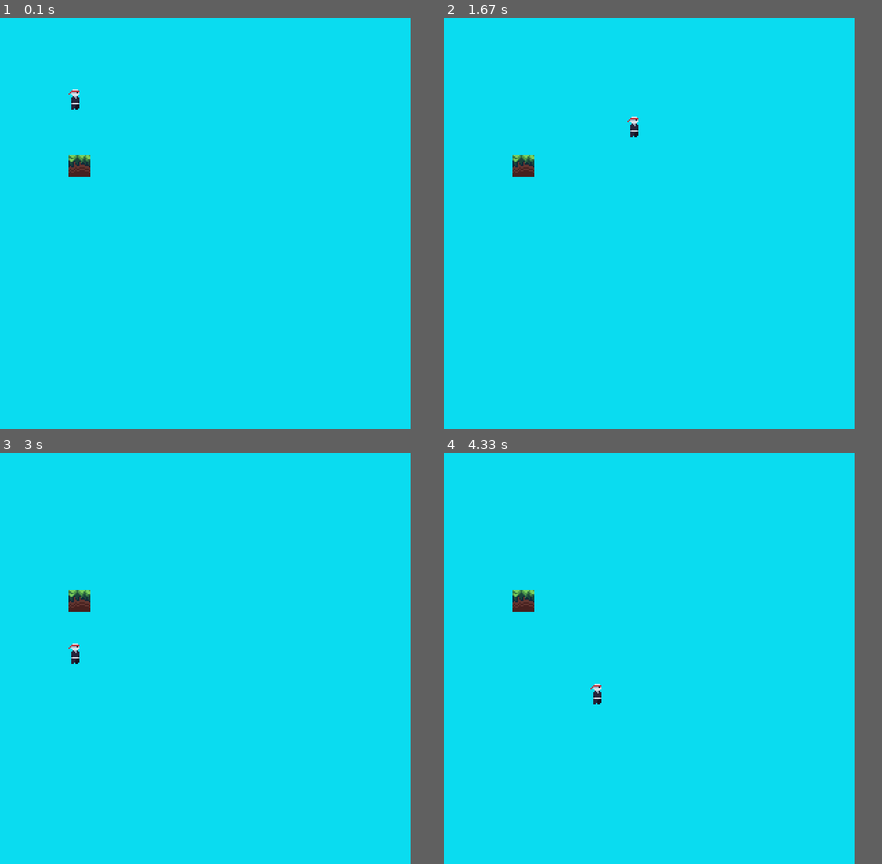
Above: before the commit, frames 1-4 (two rows, left to right).
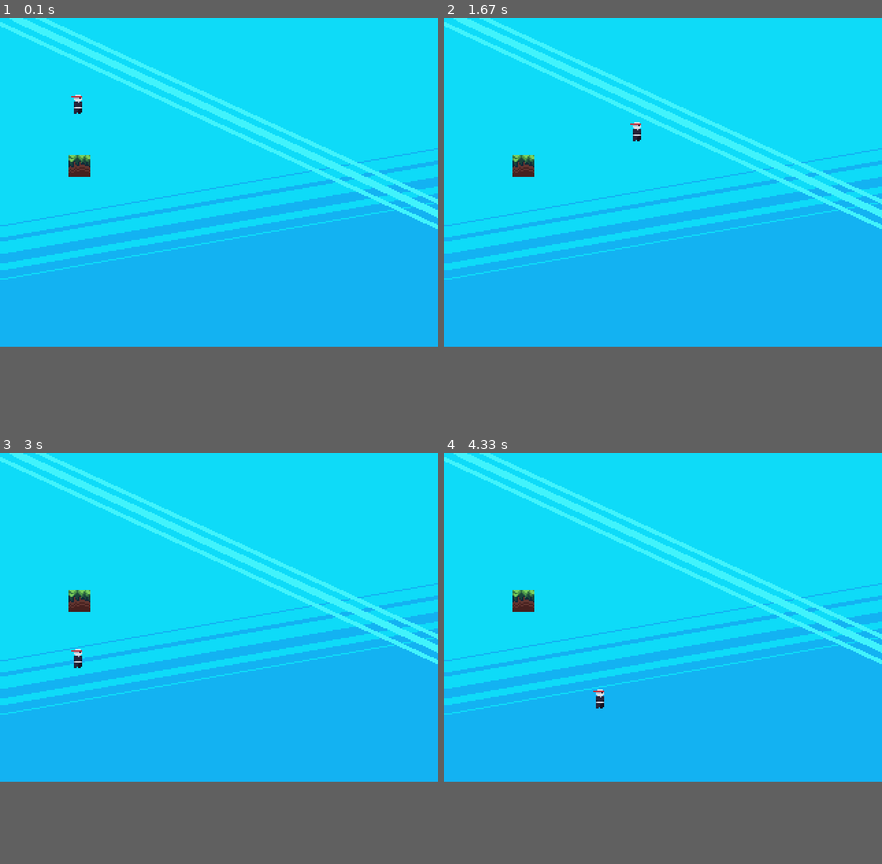
Above: after the commit, the same moments.

Repository: Juliuz316/Python-test
Game: pygame game, started from Python/Platformer/game.py
The game is run twice, just before and just after one commit, with the same random seed, the same clock (stepped at 60 frames per second) and the same inputs.
Inputs:
- Up to frame 1 (0.1 s): no input
- Up to frame 2 (1.67 s): hold Right 0.33-0.8 s; hold Up 0.83-1.13 s; hold Right 1.17-1.63 s
- Up to frame 3 (3 s): hold Left 1.67-2.2 s; hold Down 2.23-2.53 s; hold Left 2.57-2.97 s
- Up to frame 4 (4.33 s): hold Up 3-3.37 s; hold Right 3.4-4.03 s; hold Down from 4.07 s (still down)
The window is 600x600 before the commit and 640x480 after it. Grey fills any space a smaller window leaves; there, only what the larger window draws over its background counts as a difference.

The runs differ from the first frame. In frame 1, 35% of the frame differs, in the area x 0-100%, y 0-80%; in frame 2, 35%; in frame 3, 35%; in frame 4, 35%.

Commit message:
Created a working Alien Invasion game with PyGame

Diff:
--- a/Python/Platformer/game.py
+++ b/Python/Platformer/game.py
@@ -1,6 +1,7 @@
 import sys
 import pygame
 
+from utils.utilities import import_image, import_images
 from Python.Platformer.utils.tiles import Tile
 from utils.entities import PhysicsEntity
 
@@ -10,11 +11,13 @@
         pygame.init()
 
         pygame.display.set_caption("Platformer")
-        self.window = pygame.display.set_mode((600, 600))
+        self.window = pygame.display.set_mode((640, 480))
         self.clock = pygame.time.Clock()
+        self.background = import_image("background.png")
 
-        self.hero = PhysicsEntity(100, 100, '\\entities\\player.png')
-        self.grass = Tile(100, 200, '\\tiles\\grass\\1.png')
+
+        self.hero = PhysicsEntity(100, 100, '/entities/player.png')
+        self.grass = Tile(100, 200, '/tiles/grass/1.png')
 
     def run(self):
         while True:
@@ -52,7 +55,7 @@
             if self.hero.movingRight:
                 self.hero.x += self.hero.vel
 
-            self.window.fill((10, 220, 240))
+            self.window.blit(self.background,(0, 0))
 
             if self.hero.rect.colliderect(self.grass.rect):
                 self.hero.inAir = False
@@ -60,7 +63,7 @@
             self.window.blit(self.grass.image, (self.grass.x, self.grass.y))
             self.window.blit(self.hero.image, (self.hero.x, self.hero.y))
 
-            self.hero.update()
+            self.hero.update(self.window)
             self.grass.update()
             self.clock.tick(60)
             pygame.display.update()
--- a/Python/Platformer/utils/entities.py
+++ b/Python/Platformer/utils/entities.py
@@ -1,6 +1,6 @@
 import pygame
 import sys
-from Python.Platformer.utils.utilities import import_image
+from Python.Platformer.utils.utilities import import_image, import_images
 
 
 class PhysicsEntity:
@@ -17,10 +17,15 @@
         self.vel = 3
         self.maxYspeed = 3
 
-        self.image = import_image(self, path)
+        self.idle_animation = import_images("entities/player/idle")
+
+        self.image = import_image("entities/player.png")
         self.rect = pygame.Rect(self.x, self.y, self.image.get_width(), self.image.get_height())
 
-    def update(self):
+    def update(self, window):
         self.rect = pygame.Rect(self.x, self.y, self.image.get_width(), self.image.get_height())
-        if self.inAir == True:
+        if self.inAir:
             self.y += 1
+        if not self.movingUp and not self.movingDown and not self.movingRight and not self.movingLeft:
+            for anim_index in range(len(self.idle_animation) - 1):
+                self.image = self.idle_animation[anim_index]
--- a/Python/Platformer/utils/tiles.py
+++ b/Python/Platformer/utils/tiles.py
@@ -8,7 +8,7 @@
         self.x = x
         self.y = y
 
-        self.image = import_image(self, path)
+        self.image = import_image(path)
         self.rect = pygame.Rect(self.x, self.y, self.image.get_width(), self.image.get_height())
 
     def update(self):
--- a/Python/Platformer/utils/utilities.py
+++ b/Python/Platformer/utils/utilities.py
@@ -1,11 +1,19 @@
 import pygame
+import os
 
 SCALE = 2
-DEFAULT_PATH = "data\images"
+DEFAULT_PATH = "data/images/"
 
 
-def import_image(self, path):
-    self.image = pygame.image.load(DEFAULT_PATH + path)
-    self.image = pygame.transform.scale(self.image,(self.image.get_width() * SCALE,self.image.get_height() * SCALE))
-    self.image.set_colorkey((0, 0, 0))
-    return self.image
+def import_image(path):
+    image = pygame.image.load(DEFAULT_PATH + path)
+    image = pygame.transform.scale(image,(image.get_width() * SCALE,image.get_height() * SCALE))
+    image.set_colorkey((0, 0, 0))
+    return image
+
+
+def import_images(path):
+    images = []
+    for img_name in sorted(os.listdir(DEFAULT_PATH + path)):
+        images.append(import_image(path + '/' + img_name))
+    return images
--- /dev/null
+++ b/Python/Space Invaders PyGame/classes.py
@@ -0,0 +1,62 @@
+import pygame
+
+
+class Entity:
+    def __init__(self, x, y, image, speed):
+        self.x = x
+        self.y = y
+        self.image = image
+        self.rect = self.image.get_rect()
+        self.speed = speed
+
+        self.movement = {"left": False, "right": False}
+
+    def update(self):
+        self.rect.x = self.x
+        self.rect.y = self.y
+
+    def alien_movement(self):
+        if self.x < 800 - self.image.get_width() and self.movement["right"]:
+            self.x += self.speed
+        elif self.rect.right >= 799:
+            self.movement["right"] = False
+            self.y += 20
+            self.x -= self.speed
+            self.movement["left"] = True
+        elif self.x > 0 and self.movement["left"]:
+            self.x -= self.speed
+        elif self.rect.left <= 1:
+            self.movement["left"] = False
+            self.y += 20
+            self.x += self.speed
+            self.movement["right"] = True
+
+
+
+class Projectile:
+    def __init__(self, x, y, image):
+        self.x = x
+        self.y = y
+        self.image = image
+        self.rect = self.image.get_rect()
+        self.rect.x = self.x
+        self.rect.y = self.y
+        self.speed = -5
+
+    def update(self):
+        self.y += self.speed
+        self.rect.y = self.y
+        self.rect.x = self.x
+
+
+class Score:
+    def __init__(self, x=5, y=5):
+        self.x = x
+        self.y = y
+        self.score_val = 0
+        self.font = pygame.font.Font("freesansbold.ttf", 30)
+        self.score_label = 0
+
+    def update(self, screen):
+        self.score_label = self.font.render("Score: " + str(self.score_val), False, (255, 255, 255))
+        screen.blit(self.score_label, (self.x, self.y))
--- /dev/null
+++ b/Python/Space Invaders PyGame/game.py
@@ -0,0 +1,125 @@
+import pygame
+import sys
+import random
+from utils import import_image, game_over
+from classes import Entity, Projectile, Score
+
+
+# Initialize PyGame
+pygame.init()
+
+# Display settings
+pygame.display.set_caption("Space Invaders")
+screen = pygame.display.set_mode((800, 600))
+clock = pygame.time.Clock()
+
+# Image import
+assets = {
+    "ship": import_image("spaceship.png"),
+    "projectile": import_image("bullet.png"),
+    "alien": import_image("alien.png"),
+}
+
+# Initialize objects
+player = Entity(screen.get_width()/2 - 32, screen.get_height() * 0.8, assets["ship"], 5)
+projectile_rendered = False
+projectile = Projectile(player.x + player.image.get_width() / 2 - 16,
+                        player.y - player.image.get_height() + 32, assets["projectile"])
+projectiles = []
+aliens = []
+score = Score()
+
+# Add initial aliens
+for i in range(4):
+    aliens.append(Entity(random.randint(50, 400), random.randint(100, 300), assets["alien"], 2))
+    aliens[i].movement["right"] = True
+
+# Start BGM
+
+pygame.mixer.Sound("data/background.wav").play().set_volume(0.1)
+
+# Game loop
+over = False
+while True:
+    screen.fill((0, 0, 0))
+    for event in pygame.event.get():
+        if event.type == pygame.QUIT:
+            pygame.quit()
+            sys.exit()
+        if event.type == pygame.KEYDOWN:
+            if event.key == pygame.K_LEFT:
+                player.movement["left"] = True
+            if event.key == pygame.K_RIGHT:
+                player.movement["right"] = True
+            if event.key == pygame.K_SPACE:
+                if not projectile_rendered:
+                    projectile_rendered = True
+                    projectile = Projectile(player.x + player.image.get_width() / 2 - 16,
+                                            player.y - player.image.get_height() + 32, assets["projectile"])
+                    pygame.mixer.Sound("data/bullet.wav").play().set_volume(0.4)
+                    projectiles.append(projectile)
+        if event.type == pygame.KEYUP:
+            if event.key == pygame.K_LEFT:
+                player.movement["left"] = False
+            if event.key == pygame.K_RIGHT:
+                player.movement["right"] = False
+
+    # Move while button is being held down
+    if player.movement["left"]:
+        player.x -= player.speed
+    if player.movement["right"]:
+        player.x += player.speed
+
+    # Movement boundaries
+    if player.x > screen.get_width() - player.image.get_width():
+        player.x = screen.get_width() - player.image.get_width()
+    if player.x < 0:
+        player.x = 0
+
+    # Check for collisions
+    for i in aliens:
+        for ii in projectiles:
+            if i.rect.colliderect(ii.rect):
+                aliens.remove(i)
+                projectiles.remove(ii)
+                pygame.mixer.Sound("data/explosion.wav").play().set_volume(0.4)
+                score.score_val += 1
+                projectile_rendered = False
+                aliens.append(Entity(random.randint(50, 400), random.randint(100, 300), assets["alien"], 2))
+                break
+
+    # Update positions of entities
+    screen.blit(player.image, (player.x, player.y))
+    if len(aliens) > 0:
+        for alien in aliens:
+            screen.blit(alien.image, (alien.x, alien.y))
+            alien.alien_movement()
+            alien.update()
+
+    player.update()
+
+    for projectile in projectiles:
+        projectile.update()
+        screen.blit(projectile.image, (projectile.x, projectile.y))
+        if projectile.y < -32:
+            projectiles.remove(projectile)
+            projectile_rendered = False
+
+    # Game over
+    for alien in aliens:
+        if alien.y >= 375:
+            pygame.mixer.Sound("data/explosion.wav").play().set_volume(0.4)
+            over = True
+
+    if over:
+        aliens.clear()
+        game_over(screen, score.score_val)
+        for event in pygame.event.get():
+            if event.key == pygame.K_RETURN:
+                pygame.quit()
+                sys.exit()
+
+    score.update(screen)
+
+    clock.tick(60)
+    pygame.display.update()
--- /dev/null
+++ b/Python/Space Invaders PyGame/utils.py
@@ -0,0 +1,17 @@
+import pygame
+
+BASE_PATH = "data/"
+
+
+def import_image(path):
+    img = pygame.image.load(BASE_PATH + path)
+    return img
+
+
+def game_over(screen, score):
+    text_font1 = pygame.font.Font("freesansbold.ttf", 80)
+    text_font2 = pygame.font.Font("freesansbold.ttf", 40)
+    game_over_text = text_font1.render("GAME OVER", False, (255, 255, 255))
+    game_over_score = text_font2.render("Your score is: " + str(score), False, (255, 255, 255))
+    screen.blit(game_over_text, (200, 250))
+    screen.blit(game_over_score, (200, 150))
Binary file added: Python/Space Invaders PyGame/data/alien.png
Binary file added: Python/Space Invaders PyGame/data/bullet.png
Binary file added: Python/Space Invaders PyGame/data/spaceship.png
Binary file added: Python/Space Invaders PyGame/data/ufo.png
Not shown, added: Python/Space Invaders PyGame/data/background.wav
Not shown, added: Python/Space Invaders PyGame/data/bullet.wav
Not shown, added: Python/Space Invaders PyGame/data/explosion.wav
